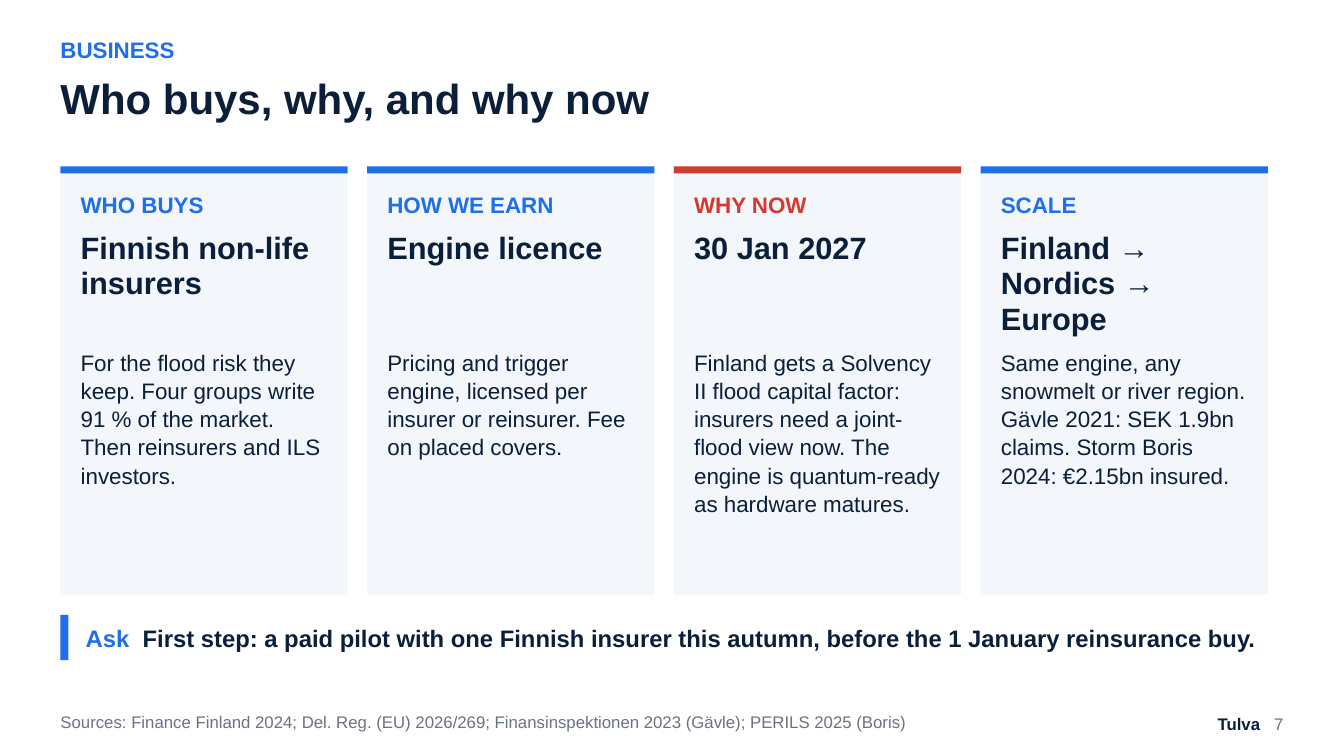
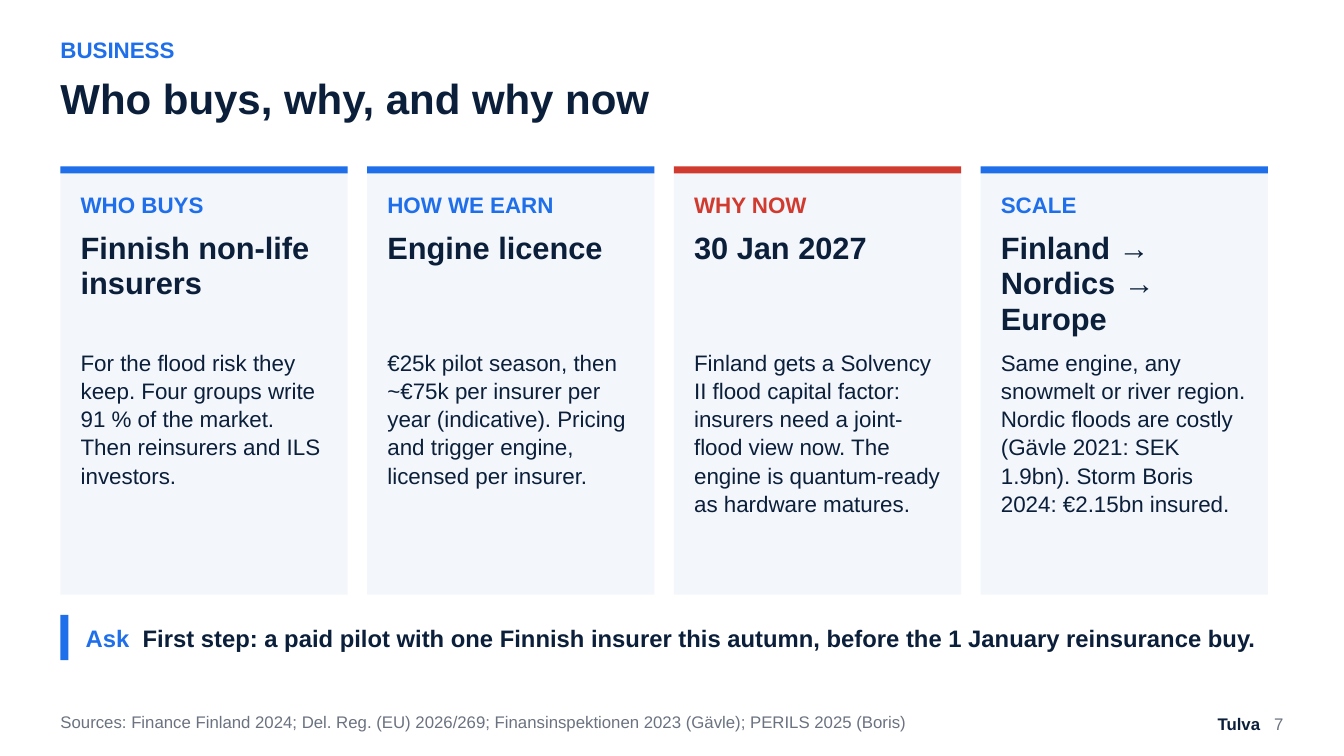
Before and after one commit to Zawaer/tulva, a slide deck: slide 7 of deck/Tulva_QxF2026.pptx. Drawn at 1344x756 pixels with LibreOffice and Linux fonts; fonts in the diff are those of the drawing. Boxes give left, top, right and bottom in pixels: in the first picture for what was removed or moved away, otherwise in the second. Text is boxed around its words. In the diff, an @@ line names an element or a change of style, - is before the commit and + after.

```diff
--- a/deck/Tulva_QxF2026.pptx
+++ b/deck/Tulva_QxF2026.pptx
@@ text at (x1=387, y1=354, x2=625, y2=489): text changed @@
-Pricing and trigger engine, licensed per insurer or reinsurer. Fee on placed covers.
+€25k pilot season, then ~€75k per insurer per year (indicative). Pricing and trigger engine, licensed per insurer.
@@ text at (x1=1001, y1=354, x2=1245, y2=513): text changed @@
-Same engine, any snowmelt or river region. Gävle 2021: SEK 1.9bn claims. Storm Boris 2024: €2.15bn insured.
+Same engine, any snowmelt or river region. Nordic floods are costly (Gävle 2021: SEK 1.9bn). Storm Boris 2024: €2.15bn insured.
```
Also in this commit, not shown: 4 other files.
